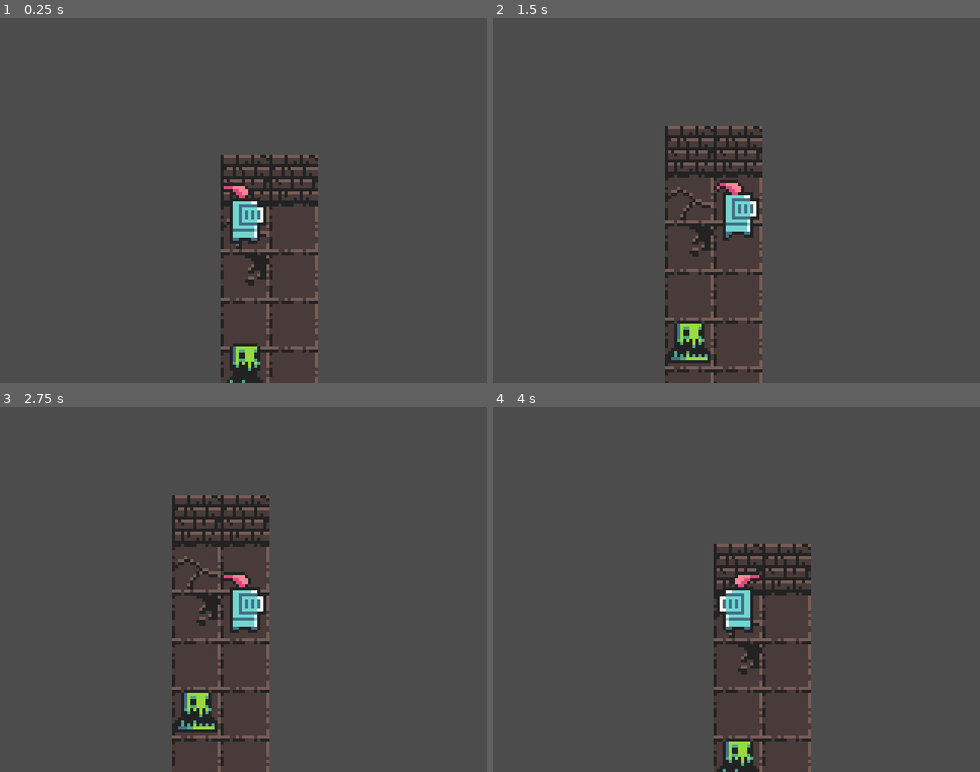
Above: before the commit, frames 1-4 (two rows, left to right).
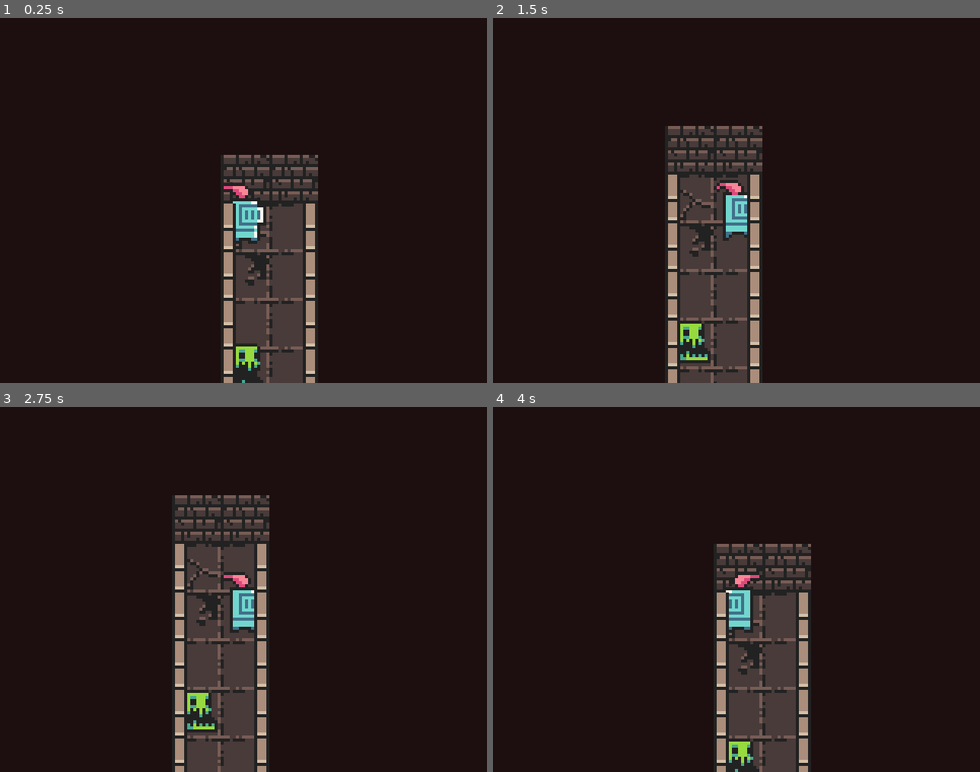
Above: after the commit, the same moments.

Repository: OliJeffery/Seven-Day-Roguelike
Game: Godot game, scene res://World.tscn
Two runs of this game, one before a commit and one after it. Both use one fixed random seed, a clock stepped at 60 frames per second and the inputs below.
Inputs:
- Up to frame 1 (0.25 s): no input
- Up to frame 2 (1.5 s): hold D (ui_right) 0.53-1.28 s; hold S (ui_down) from 1.28 s (still down)
- Up to frame 3 (2.75 s): tap Enter at 2 s; release S (ui_down) at 2.03 s; hold D (ui_right) from 2.03 s (still down)
- Up to frame 4 (4 s): release D (ui_right) at 2.78 s; hold W (ui_up) 2.78-3.53 s; hold A (ui_left) from 3.53 s (still down)

The runs differ from the first frame. In frame 1, 90% of the frame differs, in the area x 0-100%, y 0-100%; in frame 2, 89%; in frame 3, 88%; in frame 4, 90%.

Commit message:
wall edges - corners

Diff:
--- a/RoomGenerator.tscn
+++ b/RoomGenerator.tscn
@@ -1,10 +1,12 @@
-[gd_scene load_steps=7 format=2]
+[gd_scene load_steps=10 format=2]
 
 [ext_resource path="res://RoomGenerator.gd" type="Script" id=1]
 [ext_resource path="res://TileMap.gd" type="Script" id=2]
 [ext_resource path="res://Floor.tres" type="TileSet" id=3]
 [ext_resource path="res://assets/walls.png" type="Texture" id=4]
 [ext_resource path="res://Vertical walls.gd" type="Script" id=5]
+[ext_resource path="res://assets/wall_edges.png" type="Texture" id=6]
+[ext_resource path="res://Wall edges.gd" type="Script" id=7]
 
 [sub_resource type="TileSet" id=1]
 1/name = "walls.png 1"
@@ -36,6 +38,50 @@
 2/shapes = [  ]
 2/z_index = 0
 
+[sub_resource type="TileSet" id=2]
+0/name = "wall_edges.png 0"
+0/texture = ExtResource( 6 )
+0/tex_offset = Vector2( 0, 0 )
+0/modulate = Color( 1, 1, 1, 1 )
+0/region = Rect2( 0, 0, 16, 16 )
+0/tile_mode = 0
+0/occluder_offset = Vector2( 0, 0 )
+0/navigation_offset = Vector2( 0, 0 )
+0/shape_offset = Vector2( 0, 0 )
+0/shape_transform = Transform2D( 1, 0, 0, 1, 0, 0 )
+0/shape_one_way = false
+0/shape_one_way_margin = 0.0
+0/shapes = [  ]
+0/z_index = 0
+1/name = "wall_edges.png 1"
+1/texture = ExtResource( 6 )
+1/tex_offset = Vector2( 0, 0 )
+1/modulate = Color( 1, 1, 1, 1 )
+1/region = Rect2( 0, 16, 16, 16 )
+1/tile_mode = 0
+1/occluder_offset = Vector2( 0, 0 )
+1/navigation_offset = Vector2( 0, 0 )
+1/shape_offset = Vector2( 0, 0 )
+1/shape_transform = Transform2D( 1, 0, 0, 1, 0, 0 )
+1/shape_one_way = false
+1/shape_one_way_margin = 0.0
+1/shapes = [  ]
+1/z_index = 0
+2/name = "wall_edges.png 2"
+2/texture = ExtResource( 6 )
+2/tex_offset = Vector2( 0, 0 )
+2/modulate = Color( 1, 1, 1, 1 )
+2/region = Rect2( 0, 32, 16, 16 )
+2/tile_mode = 0
+2/occluder_offset = Vector2( 0, 0 )
+2/navigation_offset = Vector2( 0, 0 )
+2/shape_offset = Vector2( 0, 0 )
+2/shape_transform = Transform2D( 1, 0, 0, 1, 0, 0 )
+2/shape_one_way = false
+2/shape_one_way_margin = 0.0
+2/shapes = [  ]
+2/z_index = 0
+
 [node name="RoomGenerator" type="Node2D"]
 script = ExtResource( 1 )
 
@@ -50,3 +96,10 @@
 cell_size = Vector2( 16, 16 )
 format = 1
 script = ExtResource( 5 )
+
+[node name="Wall edges" type="TileMap" parent="."]
+z_index = 1
+tile_set = SubResource( 2 )
+cell_size = Vector2( 16, 16 )
+format = 1
+script = ExtResource( 7 )
--- /dev/null
+++ b/Wall edges.gd
@@ -0,0 +1,16 @@
+extends TileMap
+
+var room
+var grid_size
+
+func _ready():
+	room = get_parent().get_node("Floor")
+	print(room.width)
+	print(room.height)
+	grid_size = get_parent().grid_size
+	for x in range(room.width-2):
+		set_cell(x+1, -2, 2)
+		set_cell(x+1, room.height-1, 2)
+	for y in range(room.height-1):
+		set_cell(0, y, 1)
+		set_cell(room.width-1, y, 1, true)
--- a/World.tscn
+++ b/World.tscn
@@ -4,3 +4,7 @@
 
 [node name="World" type="Node2D"]
 script = ExtResource( 1 )
+
+[node name="Polygon2D" type="Polygon2D" parent="."]
+color = Color( 0.113725, 0.0588235, 0.0588235, 1 )
+polygon = PoolVector2Array( -560.498, -375.361, -675.274, 916.698, 2764.84, 946.664, 2219.46, -659.521 )
Binary file added: assets/wall_edges.png
Not shown, added: assets/wall_edges.png.import
Not shown, added: assets/wall_edges.piskel
